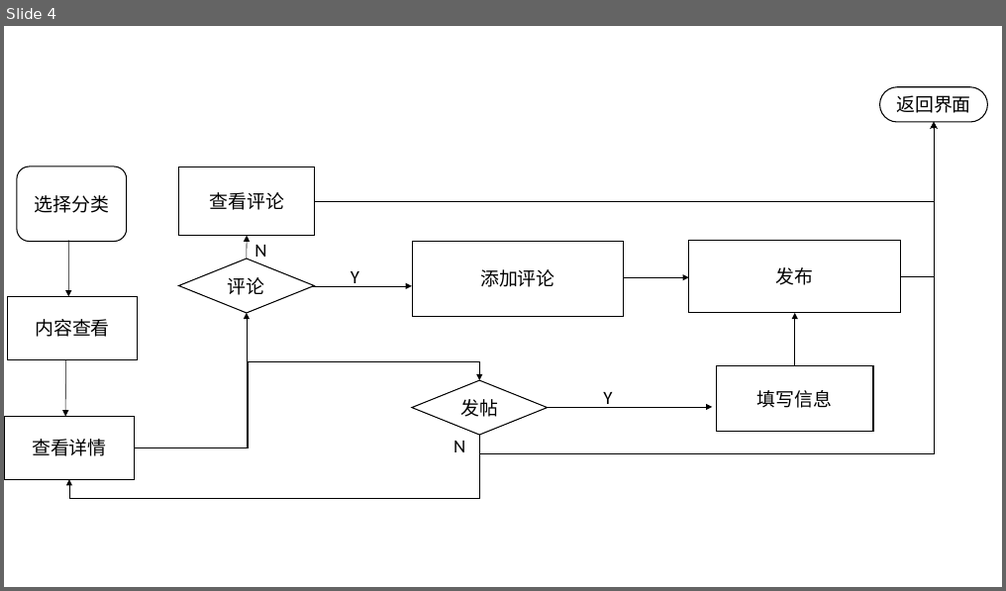
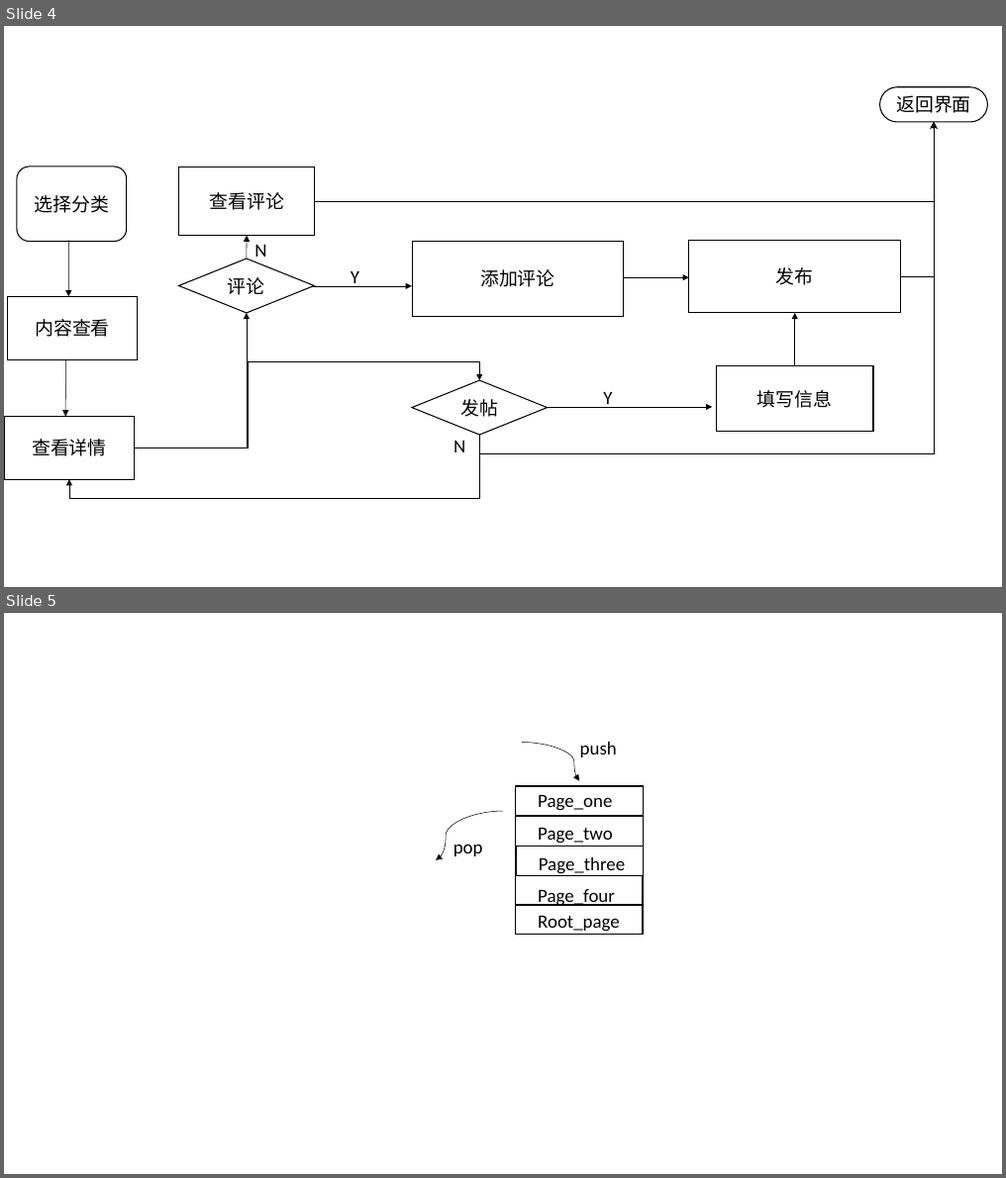
Before and after one commit to shan33/yyweb_backphone, a slide deck: public/毕业设计文档/毕业设计表格.pptx. Shown one above the other, each under a label of ours: slide 4 before the commit, slides 4 and 5 after it. The pictures are 1006x591 and 1006x1178 pixels, drawn with LibreOffice and Linux fonts; fonts in the diff are those of the drawing. Boxes give left, top, right and bottom in pixels: in the first picture for what was removed or moved away, otherwise in the second. Text is boxed around its words. In the diff, an @@ line names an element or a change of style, - is before the commit and + after.

```diff
--- a/public/毕业设计文档/毕业设计表格.pptx
+++ b/public/毕业设计文档/毕业设计表格.pptx
@@ slide 5 added at [4, 613, 1002, 1174], background #FFFFFF @@
@@ curved arrow added from (522, 743) to (580, 781), #000000 0.5 pt @@
@@ text added at [580, 742, 617, 758], 18 pt, text #000000 @@
+push
@@ rectangle added at [516, 786, 644, 935], outline #000000 1 pt @@
@@ rectangle added at [516, 786, 644, 816], outline #000000 1 pt @@
@@ curved arrow added from (503, 811) to (436, 861), #000000 0.5 pt @@
@@ rectangle added at [516, 816, 644, 845], outline #000000 1 pt @@
@@ text added at [538, 795, 612, 811], 18 pt, text #000000 @@
+Page_one
@@ text added at [453, 845, 483, 857], 18 pt, text #000000 @@
+pop
@@ rectangle added at [516, 846, 644, 875], outline #000000 1 pt @@
@@ text added at [538, 828, 613, 844], 18 pt, text #000000 @@
+Page_two
@@ rectangle added at [515, 875, 643, 905], outline #000000 1 pt @@
@@ text added at [539, 858, 625, 876], 18 pt, text #000000 @@
+Page_three
@@ rectangle added at [515, 905, 643, 934], outline #000000 1 pt @@
@@ text added at [538, 889, 615, 906], 18 pt, text #000000 @@
+Page_four
@@ text added at [538, 916, 620, 932], 18 pt, text #000000 @@
+Root_page
```
Also in this commit, not shown: 2 other slides added, 5 other files.
